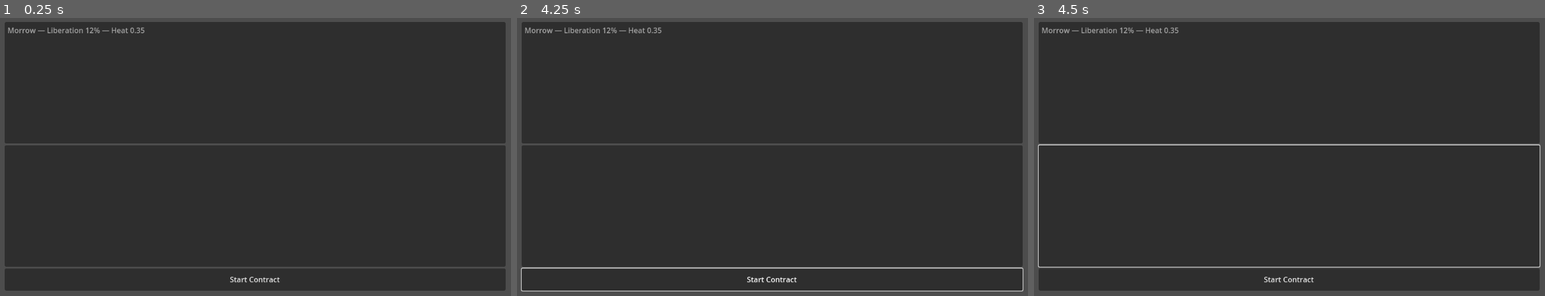
Above: before the commit, frames 1-3 (left to right).
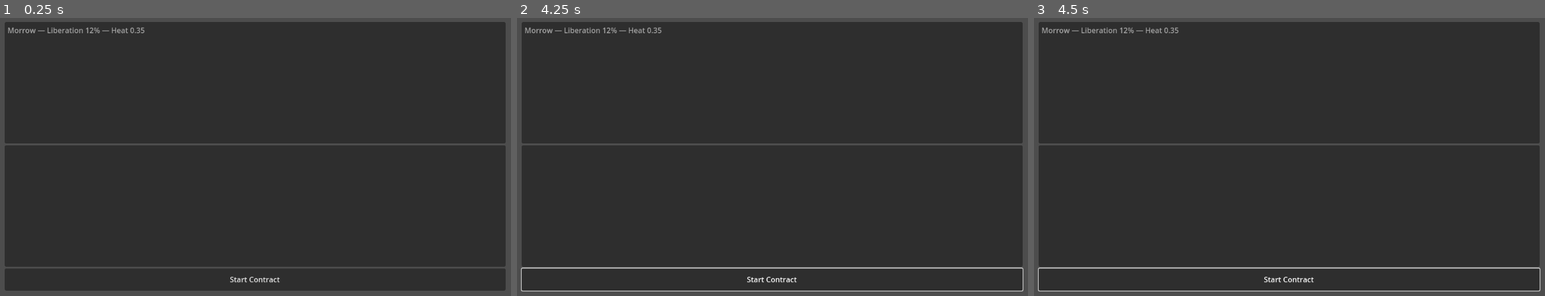
Above: after the commit, the same moments.

Repository: CjJam1975/Hired4death
Game: Godot game, scene res://main/Main.tscn
Same seed, same stepped clock (60 frames per second), same inputs: the game is played once before the commit and once after it.
Inputs (mouse positions are in pixels of both pictures, inside the frame that each line leads up to):
- Up to frame 1 (0.25 s): no input
- Up to frame 2 (4.25 s): click "Start Contract" at 0.5 s; click "Start Contract" at 1.25 s; tap Enter at 2, 3.5 s; move the mouse to (890, 140) at 2.02 s; hold Right (ui_right, bound only before the commit) 2.03-2.78 s; tap Shift at 2.1, 3.6 s; tap Space at 2.27, 2.75, 3.02 s; move the mouse to (665, 170) at 2.77 s; hold Down (ui_down, bound only before the commit) 2.78-3.53 s; tap E at 2.85 s; move the mouse to (823, 90) at 3.52 s; hold Right (ui_right, bound only before the commit) from 3.53 s (still down)
- Up to frame 3 (4.5 s): tap Space at 4.25 s; move the mouse to (1263, 215) at 4.27 s; release Right (ui_right, bound only before the commit) at 4.28 s; hold Up (ui_up, bound only before the commit) from 4.28 s (still down); tap E at 4.35 s

Frames 1-2 are identical in both runs. In frame 3, 1.5% of the frame differs, in the area x 0-100%, y 45-99%.

Commit message:
Add settings menu with keybind rebinding support
Implemented a new SettingsMenu UI with tabs, including a KeybindsTab that allows players to view and rebind gameplay input actions at runtime. Updated Player.gd to use CharacterBody3D, added movement, camera, and interaction logic, and improved input setup. Updated project.godot to define default input actions and key mappings.

Diff:
--- a/player/Player.gd
+++ b/player/Player.gd
@@ -1,24 +1,95 @@
-extends Node
+extends CharacterBody3D
 
-# Helper to auto-create input actions at runtime.
-# Add temporarily to main scene, run once, then remove.
+@export var move_speed: float = 6.0
+@export var sprint_speed: float = 9.0
+@export var acceleration: float = 12.0
+@export var jump_velocity: float = 5.5
+@export var mouse_sens: float = 0.08
+@export var interact_distance: float = 3.0
+
+@onready var cam_pivot: Node3D = $CamPivot
+@onready var camera: Camera3D = $CamPivot/Camera3D
+
+var gravity: float = float(ProjectSettings.get_setting("physics/3d/default_gravity"))
+var look_pitch: float = 0.0
+
 const ACTIONS := {
-	"ui_up": [KEY_W, KEY_UP],
-	"ui_down": [KEY_S, KEY_DOWN],
-	"ui_left": [KEY_A, KEY_LEFT],
-	"ui_right": [KEY_D, KEY_RIGHT],
+	"ui_up": [KEY_W,],
+	"ui_down": [KEY_S,],
+	"ui_left": [KEY_A,],
+	"ui_right": [KEY_D,],
 	"jump": [KEY_SPACE],
 	"sprint": [KEY_SHIFT],
 	"interact": [KEY_E],
 }
 
 func _ready() -> void:
+	_setup_default_keybinds()
+	add_to_group("player")
+	Input.set_mouse_mode(Input.MOUSE_MODE_CAPTURED)
+	_print_current_keybinds()
+
+func _unhandled_input(event: InputEvent) -> void:
+	if event is InputEventMouseMotion:
+		_rotate_look(event.relative)
+	elif event.is_action_pressed("interact"):
+		_try_interact()
+
+func _physics_process(delta: float) -> void:
+	var input_dir := Vector2(
+		Input.get_action_strength("ui_right") - Input.get_action_strength("ui_left"),
+		Input.get_action_strength("ui_down") - Input.get_action_strength("ui_up")
+	)
+	if input_dir.length() > 1.0:
+		input_dir = input_dir.normalized()
+	var wish_dir := (global_transform.basis * Vector3(input_dir.x, 0, input_dir.y)).normalized()
+	var target_speed: float = sprint_speed if Input.is_action_pressed("sprint") else move_speed
+	var target_vel: Vector3 = wish_dir * target_speed
+	velocity.x = lerp(velocity.x, target_vel.x, acceleration * delta)
+	velocity.z = lerp(velocity.z, target_vel.z, acceleration * delta)
+	if not is_on_floor():
+		velocity.y -= gravity * delta
+	elif Input.is_action_just_pressed("jump"):
+		velocity.y = jump_velocity
+	move_and_slide()
+
+func _rotate_look(rel: Vector2) -> void:
+	rotation_degrees.y -= rel.x * mouse_sens
+	look_pitch = clamp(look_pitch - rel.y * mouse_sens, -85.0, 85.0)
+	cam_pivot.rotation_degrees.x = look_pitch
+
+func _try_interact() -> void:
+	var space_state := get_world_3d().direct_space_state
+	var from: Vector3 = camera.global_transform.origin
+	var to: Vector3 = from + camera.global_transform.basis.z * -interact_distance
+	var params := PhysicsRayQueryParameters3D.create(from, to)
+	params.collide_with_areas = true
+	params.collide_with_bodies = true
+	var result := space_state.intersect_ray(params)
+	if result.size() > 0:
+		var collider = result.get("collider")
+		if collider and collider.is_in_group("interactable") and collider.has_method("interact"):
+			collider.interact(self)
+
+func _setup_default_keybinds() -> void:
 	for action in ACTIONS.keys():
 		if not InputMap.has_action(action):
 			InputMap.add_action(action)
-		InputMap.action_erase_events(action)
-		for sc in ACTIONS[action]:
-			var ev := InputEventKey.new()
-			ev.physical_keycode = sc
-			InputMap.action_add_event(action, ev)
-	print("Input actions created/updated.")
+		var expected_keys = ACTIONS[action]
+		var existing := InputMap.action_get_events(action)
+		if existing.size() == 0:
+			InputMap.action_erase_events(action)
+			for sc in expected_keys:
+				var ev := InputEventKey.new()
+				ev.physical_keycode = sc
+				InputMap.action_add_event(action, ev)
+
+func _print_current_keybinds() -> void:
+	print("=== Current Keybinds ===")
+	for action in ACTIONS.keys():
+		var events = InputMap.action_get_events(action)
+		var keys := []
+		for ev in events:
+			if ev is InputEventKey:
+				keys.append(OS.get_keycode_string(ev.keycode if ev.keycode != 0 else ev.physical_keycode))
+		print("%s: %s" % [action, ", ".join(keys)])
--- a/project.godot
+++ b/project.godot
@@ -29,13 +29,77 @@
 
 [input]
 
+ui_left={
+"deadzone": 0.5,
+"events": [{
+"keycode": 65,
+"physical_keycode": 65,
+"type": "KEY"
+}, {
+"keycode": 16777234,
+"physical_keycode": 16777234,
+"type": "KEY"
+}]
+}
+ui_right={
+"deadzone": 0.5,
+"events": [{
+"keycode": 68,
+"physical_keycode": 68,
+"type": "KEY"
+}, {
+"keycode": 16777236,
+"physical_keycode": 16777236,
+"type": "KEY"
+}]
+}
+ui_up={
+"deadzone": 0.5,
+"events": [{
+"keycode": 87,
+"physical_keycode": 87,
+"type": "KEY"
+}, {
+"keycode": 16777232,
+"physical_keycode": 16777232,
+"type": "KEY"
+}]
+}
+ui_down={
+"deadzone": 0.5,
+"events": [{
+"keycode": 83,
+"physical_keycode": 83,
+"type": "KEY"
+}, {
+"keycode": 16777237,
+"physical_keycode": 16777237,
+"type": "KEY"
+}]
+}
 jump={
 "deadzone": 0.2,
-"events": []
+"events": [{
+"keycode": 32,
+"physical_keycode": 32,
+"type": "KEY"
+}]
 }
 sprint={
 "deadzone": 0.2,
-"events": []
+"events": [{
+"keycode": 16777248,
+"physical_keycode": 16777248,
+"type": "KEY"
+}]
+}
+interact={
+"deadzone": 0.2,
+"events": [{
+"keycode": 69,
+"physical_keycode": 69,
+"type": "KEY"
+}]
 }
 
 [rendering]
--- /dev/null
+++ b/ui/KeybindsTab.gd
@@ -0,0 +1,74 @@
+extends VBoxContainer
+
+# List of gameplay input actions to allow rebinding
+const GAMEPLAY_ACTIONS := [
+	"ui_up", "ui_down", "ui_left", "ui_right",
+	"jump", "sprint", "interact"
+]
+
+var _waiting_for_action: String = ""
+var _action_buttons: Dictionary = {}
+
+func _ready() -> void:
+	_draw_keybinds()
+
+func _draw_keybinds() -> void:
+	clear()
+	_action_buttons.clear()
+	for action in GAMEPLAY_ACTIONS:
+		var hbox = HBoxContainer.new()
+		var label = Label.new()
+		label.text = _action_display_name(action)
+		hbox.add_child(label)
+
+		var key_name = _get_action_key_name(action)
+		var btn = Button.new()
+		btn.text = key_name
+		btn.pressed.connect(_on_rebind_pressed.bind(action, btn))
+		hbox.add_child(btn)
+		_action_buttons[action] = btn
+		add_child(hbox)
+
+func _action_display_name(action: String) -> String:
+	match action:
+		"ui_up": return "Move Forward"
+		"ui_down": return "Move Back"
+		"ui_left": return "Move Left"
+		"ui_right": return "Move Right"
+		"jump": return "Jump"
+		"sprint": return "Sprint"
+		"interact": return "Interact"
+		_: return action
+
+func _get_action_key_name(action: String) -> String:
+	var events = InputMap.action_get_events(action)
+	for ev in events:
+		if ev is InputEventKey:
+			return OS.get_keycode_string(ev.keycode if ev.keycode != 0 else ev.physical_keycode)
+	return "Unbound"
+
+func _on_rebind_pressed(action: String, btn: Button) -> void:
+	_waiting_for_action = action
+	btn.text = "Press any key..."
+	set_process_unhandled_input(true)
+
+func _unhandled_input(event: InputEvent) -> void:
+	if _waiting_for_action == "":
+		return
+	if event is InputEventKey and event.pressed and event.keycode != 0:
+		var action = _waiting_for_action
+		InputMap.action_erase_events(action)
+		var ev = InputEventKey.new()
+		ev.keycode = event.keycode
+		InputMap.action_add_event(action, ev)
+		# Update button text
+		if _action_buttons.has(action):
+			_action_buttons[action].text = OS.get_keycode_string(event.keycode)
+		_waiting_for_action = ""
+		set_process_unhandled_input(false)
+		get_viewport().set_input_as_handled()
+
+func clear() -> void:
+	for child in get_children():
+		remove_child(child)
+		child.queue_free()
--- /dev/null
+++ b/ui/SettingsMenu.gd
@@ -0,0 +1,23 @@
+extends Control
+
+@onready var tab_container: TabContainer = $Panel/TabContainer
+@onready var close_button: Button = $Panel/CloseButton
+
+func _ready() -> void:
+	close_button.pressed.connect(close)
+	self.visible = false
+
+func open() -> void:
+	self.visible = true
+	get_tree().paused = true
+	Input.set_mouse_mode(Input.MOUSE_MODE_VISIBLE)
+	tab_container.current_tab = 0
+
+func close() -> void:
+	self.visible = false
+	get_tree().paused = false
+	Input.set_mouse_mode(Input.MOUSE_MODE_CAPTURED)
+
+func _unhandled_input(event: InputEvent) -> void:
+	if self.visible and event.is_action_pressed("ui_cancel"):
+		close()
--- /dev/null
+++ b/ui/SettingsMenu.tscn
@@ -0,0 +1,65 @@
+[gd_scene load_steps=3 format=3 uid="uid://cy6dt6orry2ge"]
+
+[ext_resource type="Script" uid="uid://bumtqp1u8bxnk" path="res://ui/SettingsMenu.gd" id="1"]
+[ext_resource type="Script" uid="uid://cfq8hybc1dav3" path="res://ui/KeybindsTab.gd" id="2_7nnky"]
+
+[node name="SettingsMenu" type="Control"]
+visible = false
+layout_mode = 3
+anchors_preset = 15
+anchor_right = 1.0
+anchor_bottom = 1.0
+grow_horizontal = 2
+grow_vertical = 2
+script = ExtResource("1")
+
+[node name="Panel" type="Panel" parent="."]
+layout_mode = 0
+anchor_left = 0.5
+anchor_top = 0.4
+anchor_right = 0.5
+anchor_bottom = 0.6
+offset_left = -300.0
+offset_top = -200.0
+offset_right = 300.0
+offset_bottom = 200.0
+
+[node name="CloseButton" type="Button" parent="Panel"]
+layout_mode = 0
+anchor_left = 1.0
+anchor_right = 1.0
+offset_left = -80.0
+offset_top = 16.0
+offset_right = -16.0
+offset_bottom = 48.0
+text = "Close"
+
+[node name="TabContainer" type="TabContainer" parent="Panel"]
+layout_mode = 0
+anchor_right = 1.0
+anchor_bottom = 1.0
+offset_left = 16.0
+offset_top = 56.0
+offset_right = -16.0
+offset_bottom = -16.0
+current_tab = 0
+
+[node name="GeneralTab" type="VBoxContainer" parent="Panel/TabContainer"]
+layout_mode = 2
+metadata/_tab_index = 0
+
+[node name="VideoTab" type="VBoxContainer" parent="Panel/TabContainer"]
+visible = false
+layout_mode = 2
+metadata/_tab_index = 1
+
+[node name="AudioTab" type="VBoxContainer" parent="Panel/TabContainer"]
+visible = false
+layout_mode = 2
+metadata/_tab_index = 2
+
+[node name="KeybindsTab" type="VBoxContainer" parent="Panel/TabContainer"]
+visible = false
+layout_mode = 2
+script = ExtResource("2_7nnky")
+metadata/_tab_index = 3
Not shown, added: ui/KeybindsTab.gd.uid
Not shown, added: ui/SettingsMenu.gd.uid
